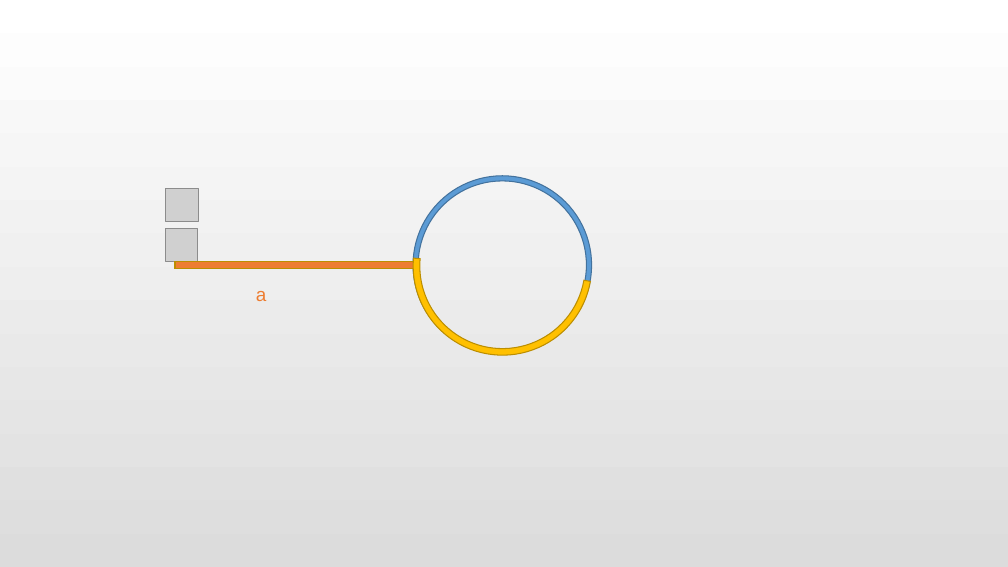
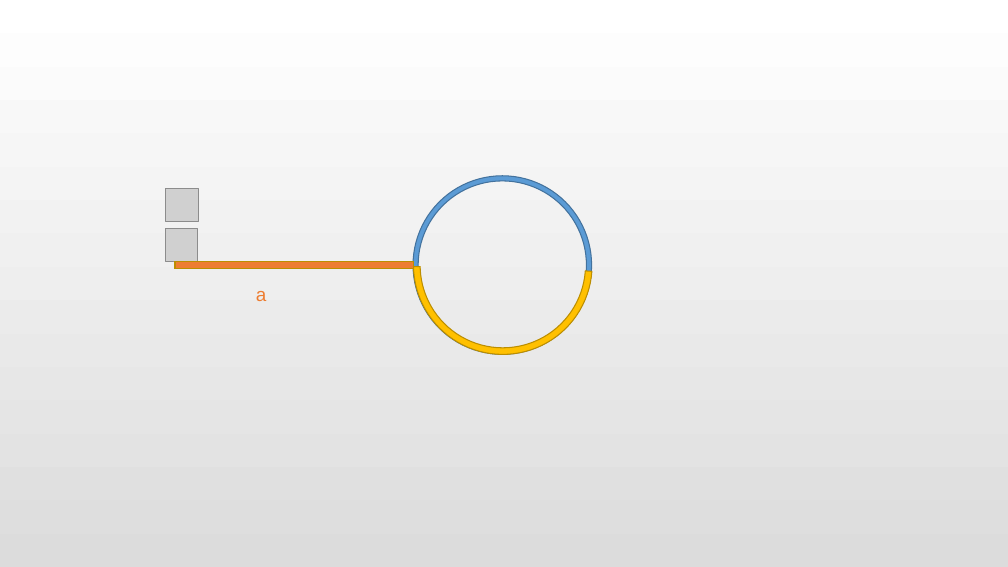
Before and after one commit to IHEET/frontend-studynotes, a slide deck: slide 1 of Algorithm/动态图/一.pptx. Drawn at 1008x567 pixels with LibreOffice and Linux fonts; fonts in the diff are those of the drawing; grey boxes stand for pictures. Boxes give left, top, right and bottom in pixels: in the first picture for what was removed or moved away, otherwise in the second. Text is boxed around its words. In the diff, an @@ line names an element or a change of style, - is before the commit and + after.

```diff
--- a/Algorithm/动态图/一.pptx
+++ b/Algorithm/动态图/一.pptx
@@ arch (boxed as its full ring) at [408, 170, 598, 361]: rotation 190 to 184 degrees @@
```
Also in this commit, not shown: 3 slides added, 12 other files.
